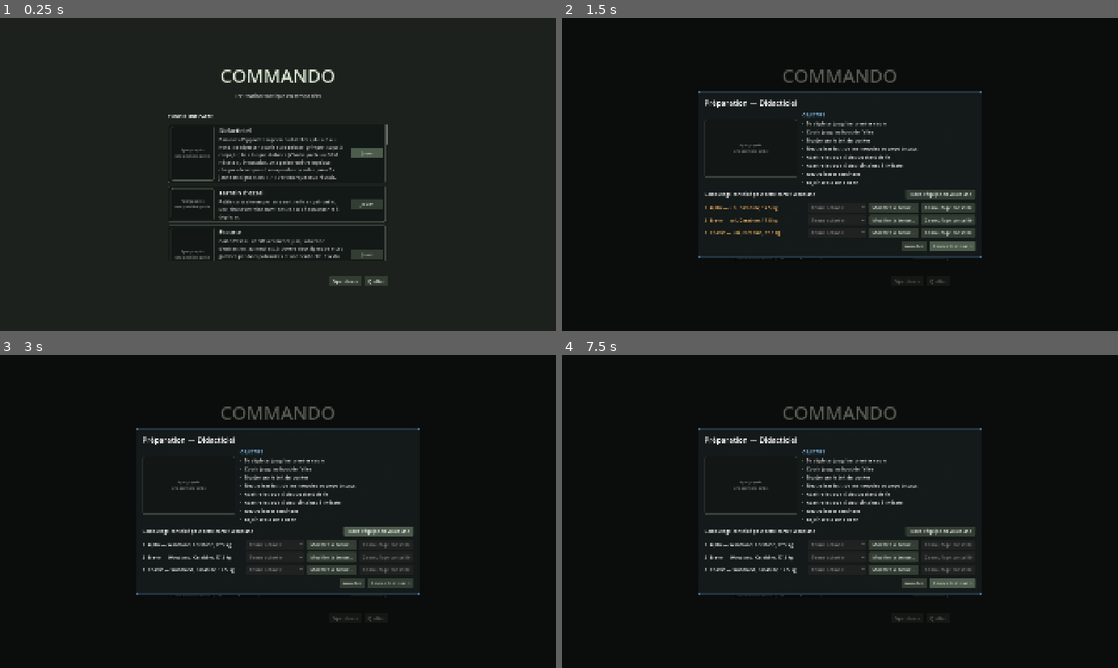
Above: before the commit, frames 1-4 (two rows, left to right).
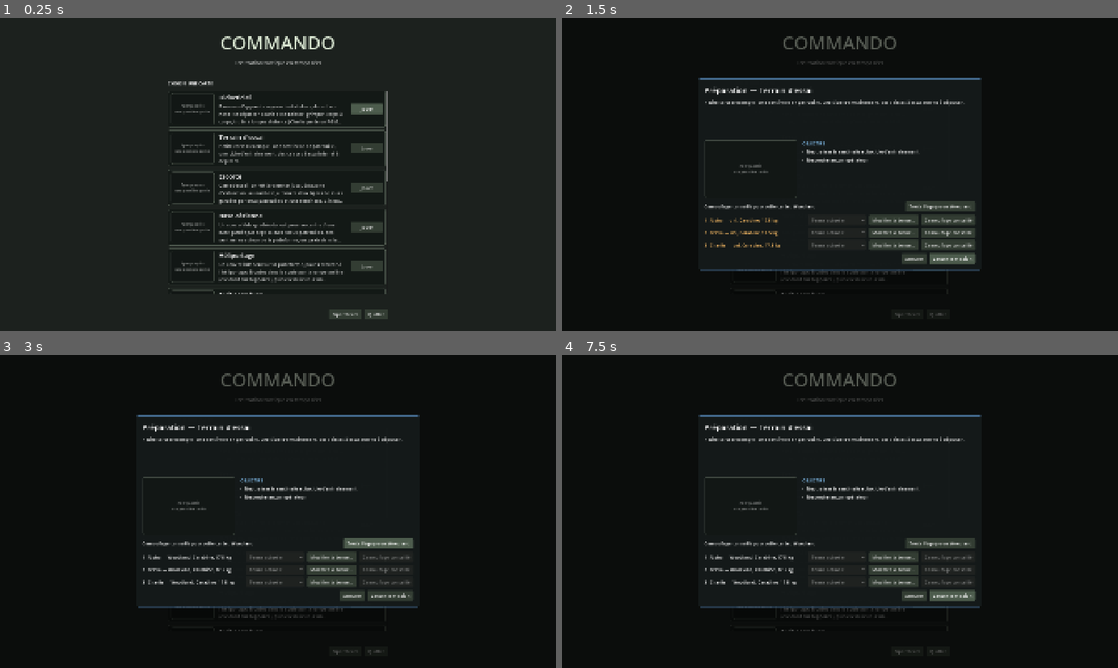
Above: after the commit, the same moments.

Repository: HackTechDev/Commando
Game: Godot game, scene res://scenes/ui/main_menu.tscn
Two runs of this game, one before a commit and one after it. Both use one fixed random seed, a clock stepped at 60 frames per second and the inputs below.
Inputs:
- Up to frame 1 (0.25 s): no input
- Up to frame 2 (1.5 s): click "Jouer" at 0.5 s; click "Jouer" at 1.25 s
- Up to frame 3 (3 s): click "Opérateurs" at 2 s; click "Toute l'équipe en Woodland" at 2.75 s
- Up to frame 4 (7.5 s): click "Modifier la tenue…" at 3.5 s; click "Modifier la tenue…" at 4.25 s; click "Modifier la tenue…" at 5 s; click "Annuler" at 5.75 s; click "Lancer la mission" at 6.5 s; click "Retour à la préparation" at 7.25 s

The runs differ from the first frame. In frame 1, 8.9% of the frame differs, in the area x 30-70%, y 5-97%; in frame 2, 7.0%; in frame 3, 7.1%; in frame 4, 7.1%.

Commit message:
Menu principal : cartes compactes, liste à la hauteur de l'écran
Les descriptions complètes faisaient qu'une seule carte tenait dans la
liste (5 500 px à faire défiler) : trois lignes par carte, texte complet
en infobulle et dans la préparation de la mission ; la liste prend toute
la hauteur libre de la fenêtre.

Vérifié par rendu du menu et de la préparation en 1280×720 ; suite de
tests non lancée.

Co-Authored-By: Claude Opus 5.5 <noreply@anthropic.com>

Diff:
--- a/scripts/ui/main_menu.gd
+++ b/scripts/ui/main_menu.gd
@@ -26,8 +26,16 @@
 var _suggest_all: Button
 var _briefing_preview: Control
 var _briefing_objectives: VBoxContainer
+var _briefing_text: Label
 ## Écran « Opérateurs » ouvert depuis la préparation, ou null.
 var operator_editor: OperatorScreen
+
+## Lignes de description affichées sur chaque carte de la liste.
+const CARD_LINES := 3
+## Marge (px) gardée en haut et en bas de l'écran autour du menu.
+const SCREEN_MARGIN := 40.0
+## Hauteur maximale de la description dans la préparation.
+const BRIEFING_TEXT_HEIGHT := 130.0
 
 ## Taille de l'aperçu de la carte dans la préparation.
 const BRIEFING_PREVIEW_SIZE := Vector2(320, 200)
@@ -37,6 +45,8 @@
 	# Revenir au menu remet l'alerte à zéro (elle ne se recalcule qu'en jeu).
 	GameState.alert_level = GameState.AlertLevel.CALM
 	_status.text = ""
+	_fit_list()
+	get_viewport().size_changed.connect(_fit_list)
 	quit_dialog = ConfirmDialog.for_quit(self)
 	add_child(quit_dialog)
 	_quit.pressed.connect(quit_dialog.ask)
@@ -66,6 +76,23 @@
 		first.grab_focus()
 
 
+## La liste des cartes occupe la hauteur de la fenêtre (moins le titre et
+## les boutons).
+func _fit_list() -> void:
+	var scroll := _levels.get_parent() as ScrollContainer
+	var column := scroll.get_parent() as VBoxContainer
+	# Hauteur du reste de la colonne : titre, sous-titre, statut, boutons.
+	var others := 0.0
+	var shown := 0
+	for child in column.get_children():
+		var control := child as Control
+		if control and control.visible and control != scroll:
+			others += control.get_combined_minimum_size().y
+			shown += 1
+	others += column.get_theme_constant(&"separation") * shown
+	scroll.custom_minimum_size.y = maxf(300.0, get_viewport_rect().size.y - others - SCREEN_MARGIN * 2.0)
+
+
 ## Bouton « Jouer » de la carte de clé `key` (tests), ou null.
 func play_button(key: String) -> Button:
 	for card in _levels.get_children():
@@ -89,9 +116,16 @@
 	title.text = level["title"] + ("   — dernière partie" if is_last else "")
 	title.add_theme_font_size_override(&"font_size", 22)
 	texts.add_child(title)
+	# Résumé de trois lignes au plus : le texte complet est en infobulle et
+	# dans la préparation de la mission.
 	var description := Label.new()
+	description.name = "Description"
 	description.text = level["description"]
 	description.autowrap_mode = TextServer.AUTOWRAP_WORD_SMART
+	description.max_lines_visible = CARD_LINES
+	description.text_overrun_behavior = TextServer.OVERRUN_TRIM_ELLIPSIS
+	description.tooltip_text = level["description"]
+	description.mouse_filter = Control.MOUSE_FILTER_PASS
 	description.modulate = Color(1, 1, 1, 0.75)
 	texts.add_child(description)
 	var button := Button.new()
@@ -157,6 +191,7 @@
 	var camo := LevelCatalog.suggested_camo(level)
 	var camo_name: String = GearCatalog.CAMOS[camo]["name"]
 	(briefing.find_child("BriefingTitle", true, false) as Label).text = "Préparation — %s" % level["title"]
+	_briefing_text.text = level["description"]
 	_briefing_camo.text = "Camouflage conseillé pour cette carte : %s" % camo_name
 	for child in _briefing_preview.get_children():
 		child.queue_free()
@@ -239,6 +274,18 @@
 	title.name = "BriefingTitle"
 	title.add_theme_font_size_override(&"font_size", 26)
 	column.add_child(title)
+	# Description complète de la mission, défilante si elle est longue.
+	var text_scroll := ScrollContainer.new()
+	text_scroll.name = "BriefingTextScroll"
+	text_scroll.horizontal_scroll_mode = ScrollContainer.SCROLL_MODE_DISABLED
+	text_scroll.custom_minimum_size = Vector2(0, BRIEFING_TEXT_HEIGHT)
+	column.add_child(text_scroll)
+	_briefing_text = Label.new()
+	_briefing_text.name = "BriefingText"
+	_briefing_text.autowrap_mode = TextServer.AUTOWRAP_WORD_SMART
+	_briefing_text.size_flags_horizontal = Control.SIZE_EXPAND_FILL
+	_briefing_text.modulate = Color(1, 1, 1, 0.8)
+	text_scroll.add_child(_briefing_text)
 	# Aperçu de la carte et objectifs.
 	var overview := HBoxContainer.new()
 	overview.add_theme_constant_override(&"separation", 18)
Not shown, changed: CHANGELOG.md
